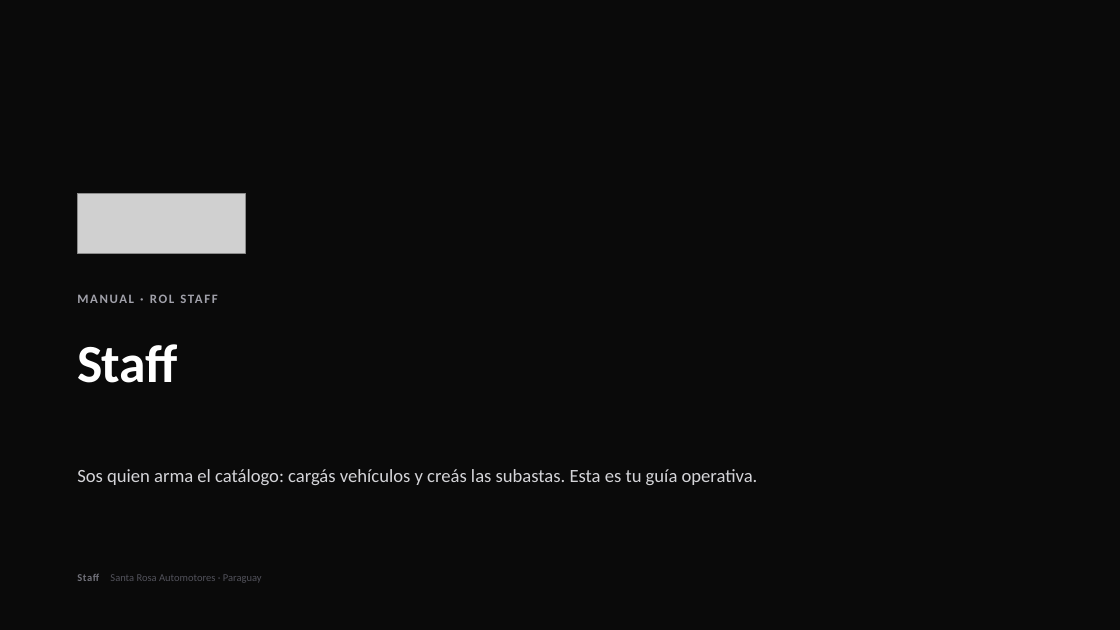
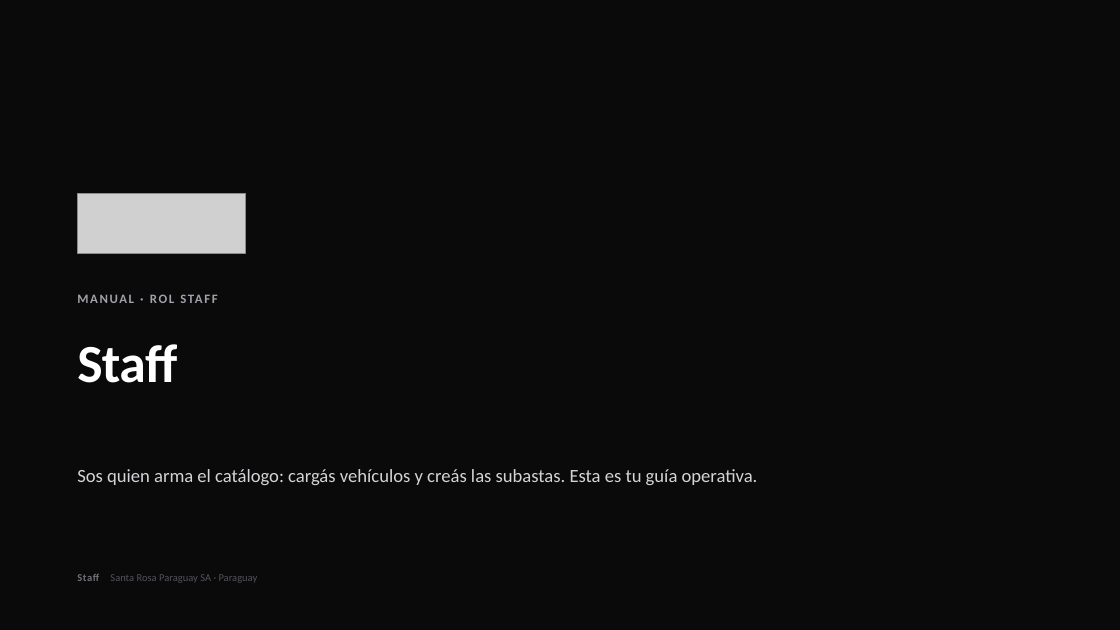
Before and after one commit to croman-coder/RenewSubastas, a slide deck: slide 1 of docs/onboarding/pptx/03-staff.pptx. Drawn at 1120x630 pixels with LibreOffice and Linux fonts; fonts in the diff are those of the drawing; grey boxes stand for pictures. Boxes give left, top, right and bottom in pixels: in the first picture for what was removed or moved away, otherwise in the second. Text is boxed around its words. In the diff, an @@ line names an element or a change of style, - is before the commit and + after.

```diff
--- a/docs/onboarding/pptx/03-staff.pptx
+++ b/docs/onboarding/pptx/03-staff.pptx
@@ text at (x1=77, y1=574, x2=258, y2=583): text changed @@
-Staff Santa Rosa Automotores · Paraguay
+Staff Santa Rosa Paraguay SA · Paraguay
```
Also in this commit, not shown: 1 other slide changed, 22 other files.
